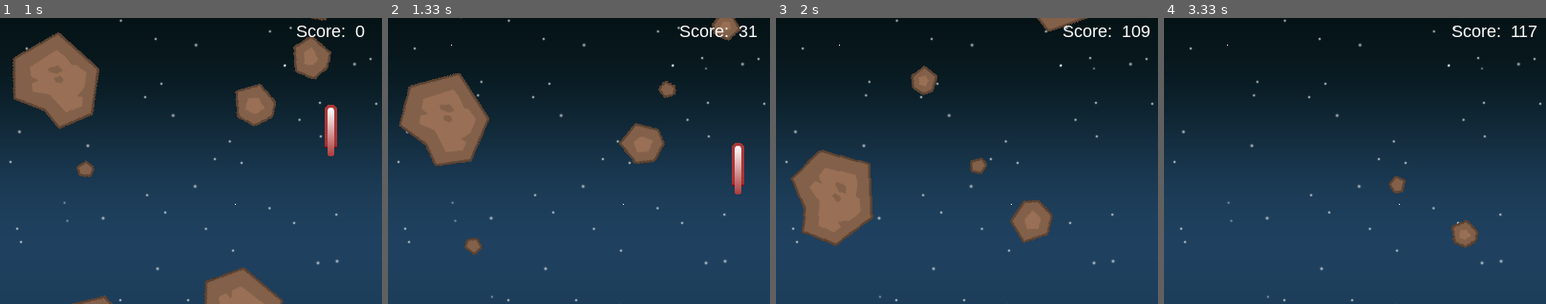
Above: before the commit, frames 1-4 (left to right).
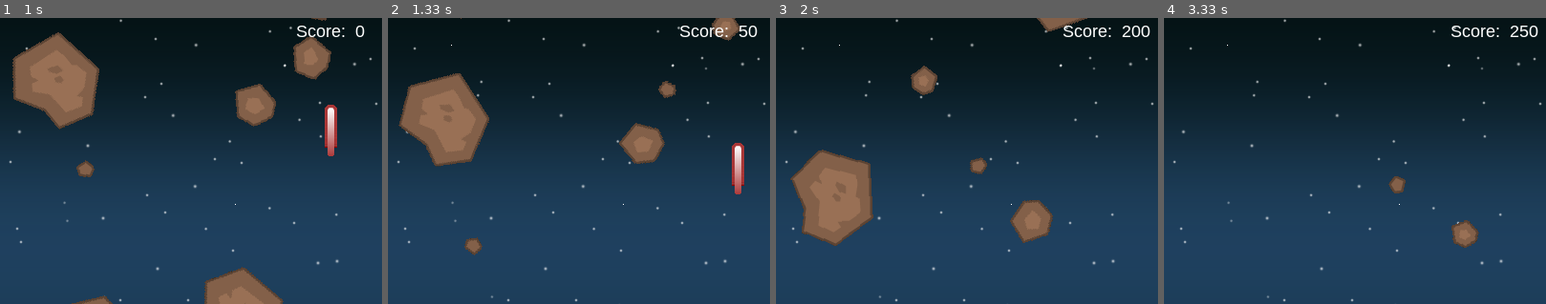
Above: after the commit, the same moments.

Repository: LongKelvin/Pygame_ShootingGame
Game: pygame game, started from main.py
Same seed, same stepped clock (60 frames per second), same inputs: the game is played once before the commit and once after it.
Inputs:
- Up to frame 1 (1 s): tap Space at 0.33, 0.73 s; hold Right from 0.67 s (still down)
- Up to frame 2 (1.33 s): tap Space at 1.03, 1.23 s; release Right at 1.13 s; hold Up from 1.17 s (still down)
- Up to frame 3 (2 s): release Up at 1.47 s; hold Right 1.5-1.97 s; tap Space at 1.57, 1.87 s
- Up to frame 4 (3.33 s): hold Left 2-2.53 s; tap Space at 2.07, 2.37, 2.63, 2.97, 3.27 s; hold Down 2.57-2.87 s; hold Left 2.9-3.3 s
The pictures show only the part of the screen within x 7-57%, y 1-51%; the shares and areas given below are measured in that part.

Frame 1 is identical in both runs. In frame 2, 0.1% of the frame differs, in the area x 92-97%, y 2-7%; in frame 3, less than 0.1%; in frame 4, 0.4%, in the area x 75-98%, y 2-7%.

Commit message:
adding music and sound

Diff:
--- a/main.py
+++ b/main.py
@@ -17,7 +17,7 @@
     YELLOW = (255, 255, 0)
     # set up assets folders
     img_dir = path.join(path.dirname(__file__), 'img')
-
+    snd_dir = path.join(path.dirname(__file__), 'snd')
     # init pygame and create window
     pygame.init()
     pygame.mixer.init()
@@ -37,10 +37,18 @@
     for img in meteor_list:
         meteor_images.append(pygame.image.load(path.join(img_dir, img)).convert())
 
+    # Load all game sound and music
+    print(snd_dir)
+    shoot_sound = pygame.mixer.Sound(path.join(snd_dir, 'pew.wav'))
+    expl_sounds = []
+    for snd in ['expl3.wav', 'expl6.wav']:
+        expl_sounds.append(pygame.mixer.Sound(path.join(snd_dir, snd)))
+    pygame.mixer.music.load(path.join(snd_dir, 'tgfcoder-FrozenJam-SeamlessLoop.ogg'))
+    pygame.mixer.music.set_volume(0.25)
+
     # font for game
     # font_name = pygame.font.SysFont(None, 20)
     font_name = pygame.font.match_font("arial")
-
 
     # draw text
     def draw_text(surface, text, size, x, y):
@@ -49,7 +57,6 @@
         text_rect = text_surface.get_rect()
         text_rect.midtop = (x, y)
         surface.blit(text_surface, text_rect)
-
 
     # Game object
     class Player(pygame.sprite.Sprite):
@@ -91,6 +98,7 @@
             bullet = Bullet(self.rect.centerx, self.rect.top)
             all_sprites.add(bullet)
             bullets.add(bullet)
+            shoot_sound.play()
 
 
     class Mob(pygame.sprite.Sprite):
@@ -165,6 +173,7 @@
         mobs.add(m)
 
     score = 0
+    pygame.mixer.music.play(loops=-1)
     # Game loop
     running = True
     while running:
@@ -184,7 +193,8 @@
         # check to see if a bullet hit a mob
         hits = pygame.sprite.groupcollide(mobs, bullets, True, True)
         for hit in hits:
-            score += 50 - hit.radius
+            score += 50
+            random.choice(expl_sounds).play()
             m = Mob()
             all_sprites.add(m)
             mobs.add(m)
Not shown, added: snd/expl3.wav
Not shown, added: snd/expl6.wav
Not shown, added: snd/pew.wav
Not shown, added: snd/pow4.wav
Not shown, added: snd/pow5.wav
Not shown, added: snd/rumble1.ogg
Not shown, added: snd/tgfcoder-FrozenJam-SeamlessLoop.ogg
